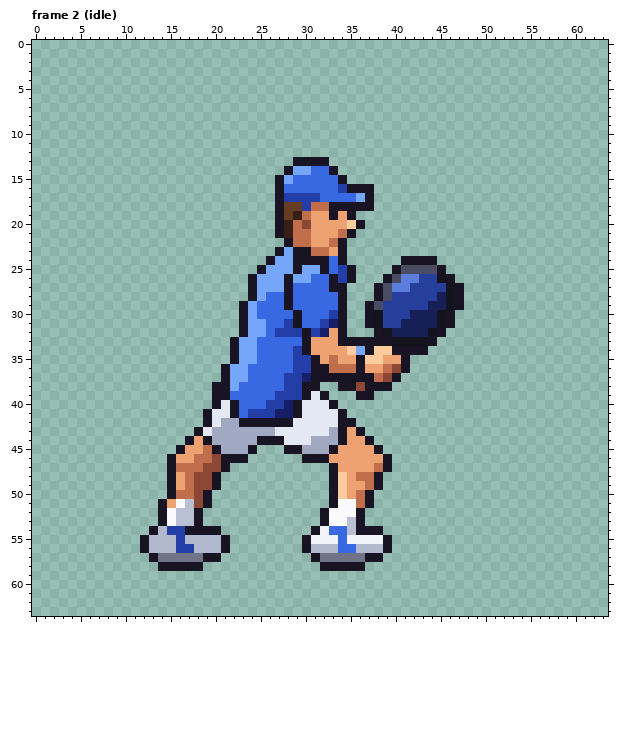
One commit to this pixel-art file: art/sprites/hd/player_hd_male.aseprite. The picture above is the old version.
64x64 pixels, 11 frames. Colours within 5 levels of each other are drawn and written as one. Shown: frame 2 (idle). The commit also changed other frames, which this record leaves out.
And afterwards:
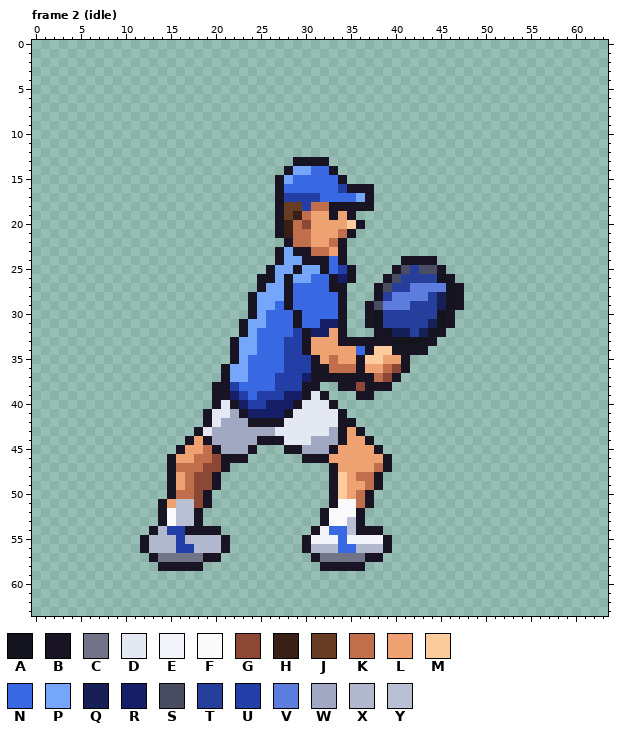
Palette (. is transparent): A #14141e  B #181424  C #707486  D #e4e8f2  E #f2f4fa  F #fafafc  G #8c4834  H #382016  J #663c22  K #c06e4c  L #eea272  M #fccc9e  N #3868e2  P #76a6fa  Q #162056  R #161e68  S #4a4c62  T #263e9c  U #243ea8  V #5c7cde  W #a0a8c2  X #b2b8ce  Y #bac0d4
Edits made:
--- frame 2 (idle)
@@ x 20..47 @@
 23 .......BPBBKKLB.............
-24 ......BPPBBBBNB......BBBB...
-25 .....BPPPBPPBNUB....BSSSSB..
-26 ....BPPPBPPNNBUB...BSVVTTAB.
-27 ....BPPPBNNNNBB...BSVVTTTTAB
-28 ....BPNNBNNNNNB...BSTTTTTQAB
-29 ...BPNNNBNNNNNB..BSTTTTTQQAB
-30 ...BPNNNNBNNNUB..BATTTQQQAB.
-31 ...BPPNNUBNNURB..BATTQQQQAB.
-32 ...BPPNUUUBURLB...BAQQQQAB..
-33 ..BPPNNNNNBLLLBBBBBBAAAAB...
-34 ..BPPNNNNUBLLLLMPBMMBBBB....
-35 ..BPPNNNNUUBLKLLBMMLLB......
-36 .BPPNNNNNUUBBKKKBLLKGB......
-37 .BPPNNNNUURBBBBBBBKGB.......
-38 BBPNNNNNUUBB..BBGBBB........
-39 BBNNNNNUUUBDB...BB..........
-40 BDBNNNUURBDDDB..............
-41 DDBNUUURRBDDDDB.............
-42 DWWBBBBBBDDDDDBB............
+24 .......BPPBBBNB......BBBB...
+25 ......BPPBPPBNUB....BSTSSB..
+26 .....BBPBPPNNBRB...BSTTTTAB.
+27 .....BPPBNNNNBB...BSTTVVVVAB
+28 ....BPPPBNNNNNB...BTVVVVTQAB
+29 ....BPPNBNNNNNB..BSVVVTTTQAB
+30 ....BPNNNBNNNNB..BATTTTTTAB.
+31 ...BPPNNNBNNRRB..BATTTTTQAB.
+32 ...BPNNNNUBRRLB...BAQQTQAB..
+33 ..BPPNNNUUBLLLBBBBBBAAAAB...
+34 ..BPPNNNUUBLLLLLNBMMBBBB....
+35 ..BPNNNNUUUBLKLLBMMLLB......
+36 .BPPNNNNUUUBBKKKBLLKGB......
+37 .BPPNNNUUURBBBBBBBKGB.......
+38 BBUNNNNUUUBB..BBGBBB........
+39 BBRUNUUURRBDB...BB..........
+40 BDBRUURRRBDDDB..............
+41 DDWBRRRRBDDDDDB.............
+42 DWWWBBBBDDDDDDBB............
 43 WWWWWWWDDDDDDWBLB...........
@@ x 14..18 @@
 50 .BKKG
-51 BLFYG
+51 BLYYG
 52 BFYYB
Pixel boxes of the changes (left, top, right, bottom) in both pictures:
changed: (230, 256, 446, 427)
changed: (176, 499, 185, 508)
